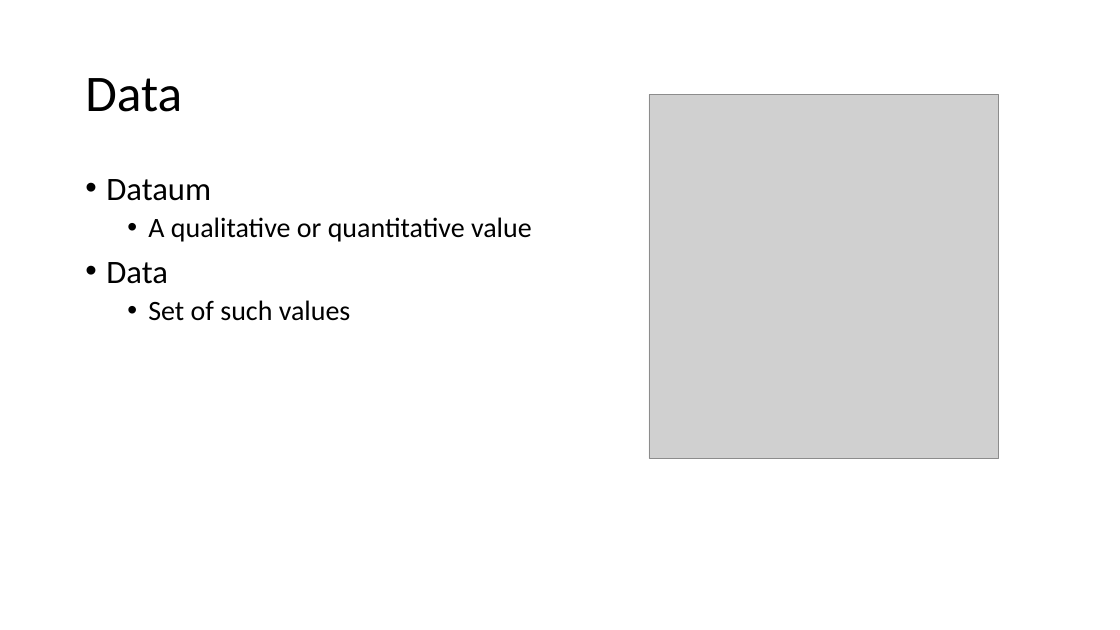
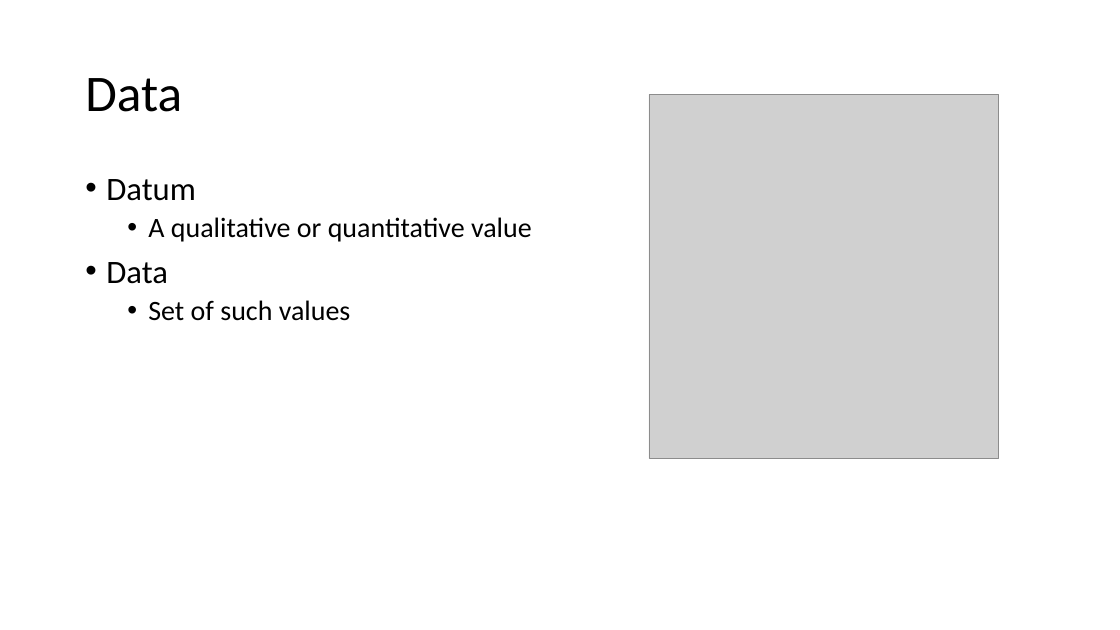
Before and after one commit to jayurbain/DataScienceIntro, a slide deck: slide 6 of slides/03_eda_data.pptx (slide 5 before the commit). Drawn at 1120x630 pixels with LibreOffice and Linux fonts; fonts in the diff are those of the drawing; grey boxes stand for pictures. Boxes give left, top, right and bottom in pixels: in the first picture for what was removed or moved away, otherwise in the second. Text is boxed around its words. In the diff, an @@ line names an element or a change of style, - is before the commit and + after.

```diff
--- a/slides/03_eda_data.pptx
+++ b/slides/03_eda_data.pptx
@@ text at box(106, 179, 195, 201): text changed @@
-• Dataum
+• Datum
```
Also in this commit, not shown: 5 other slides changed, 4 other files.
